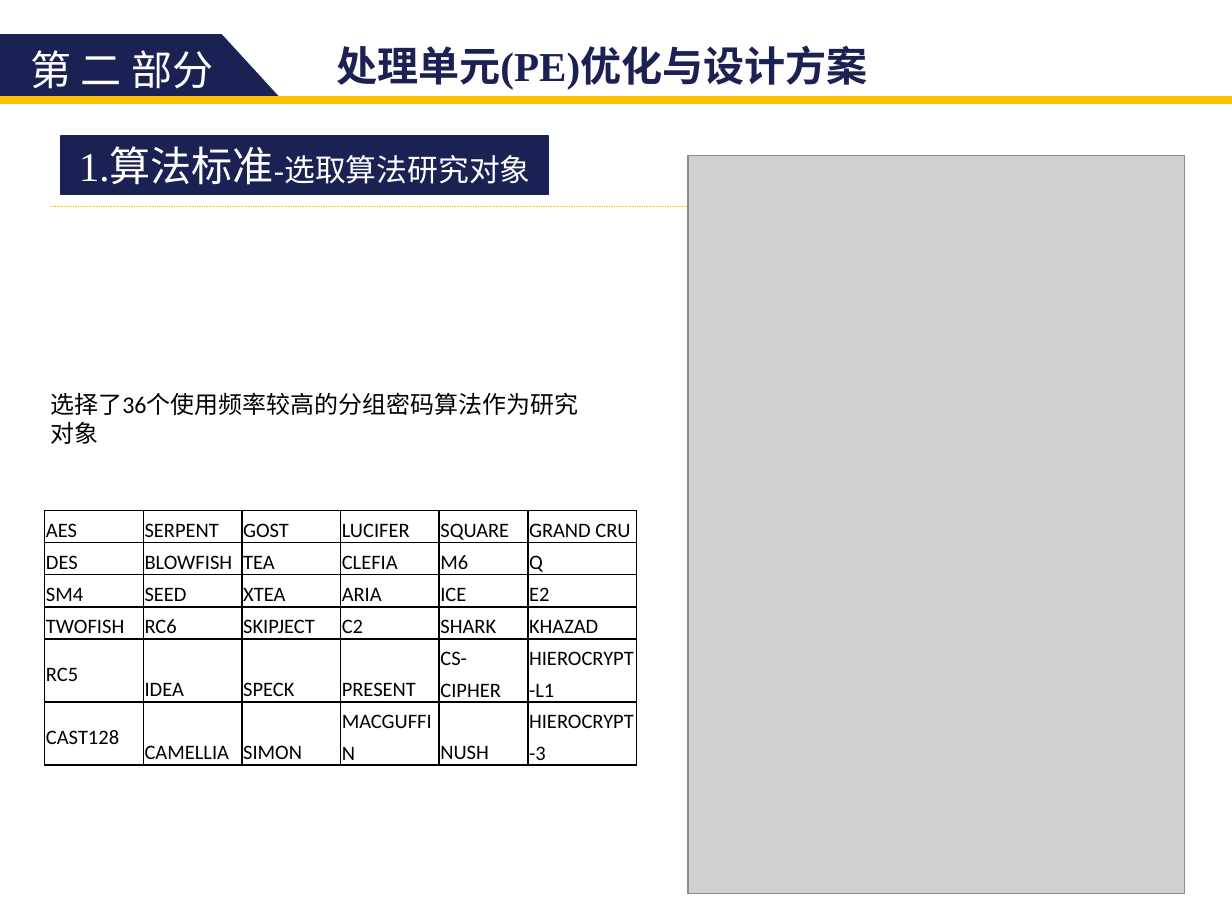
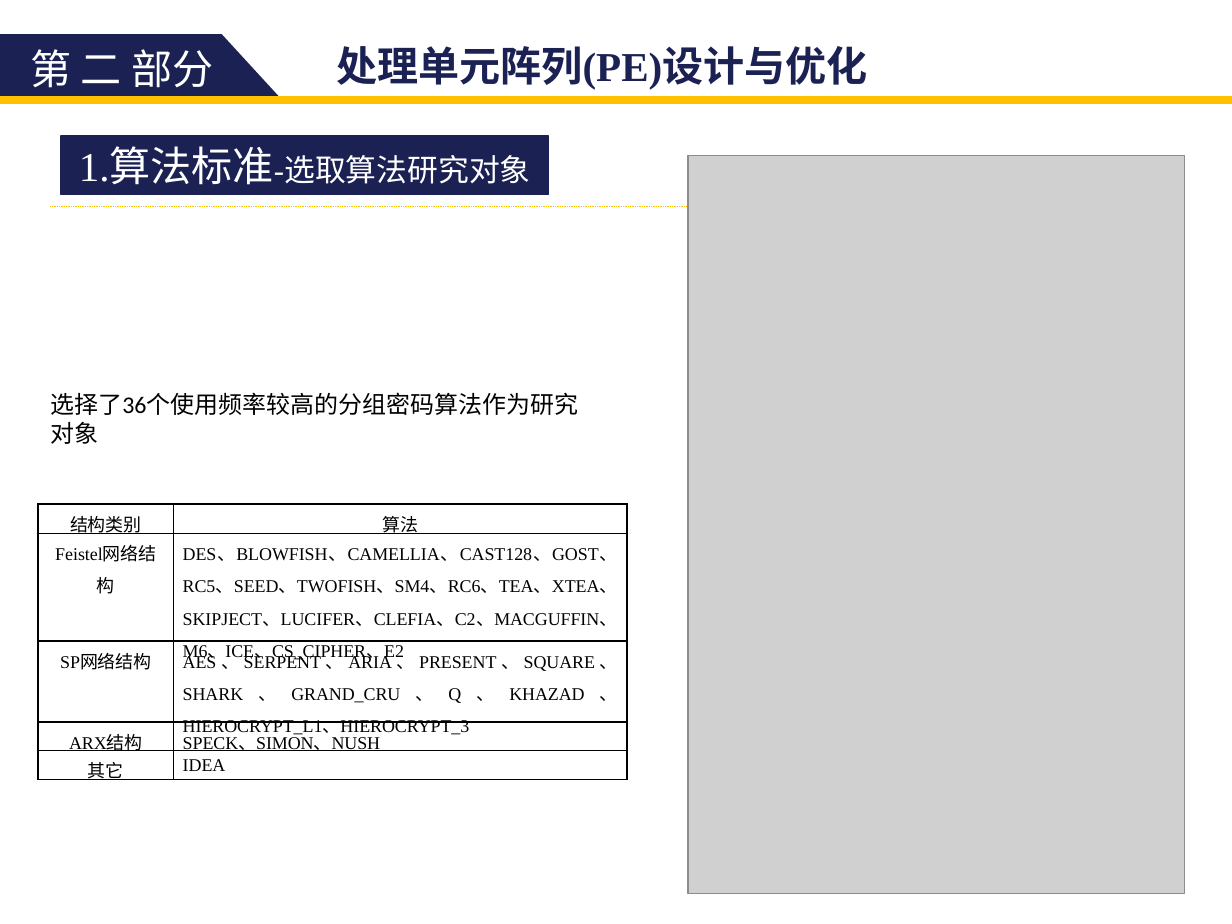
Before and after one commit to zdyzhan/bishe, a slide deck: slide 10 of 131199 李小泉.pptx (slide 9 before the commit). Drawn at 1232x924 pixels with LibreOffice and Linux fonts; fonts in the diff are those of the drawing; grey boxes stand for pictures. Boxes give left, top, right and bottom in pixels: in the first picture for what was removed or moved away, otherwise in the second. Text is boxed around its words. In the diff, an @@ line names an element or a change of style, - is before the commit and + after.

```diff
--- a/131199 李小泉.pptx
+++ b/131199 李小泉.pptx
@@ text at [336,46,868,90]: text changed @@
-处理单元(PE)优化与设计方案
+处理单元阵列(PE)设计与优化
@@ table at [38,504,627,784] @@
-AES | SERPENT | GOST | LUCIFER | SQUARE | GRAND CRU
-DES | BLOWFISH | TEA | CLEFIA | M6 | Q
-SM4 | SEED | XTEA | ARIA | ICE | E2
-TWOFISH | RC6 | SKIPJECT | C2 | SHARK | KHAZAD
-RC5 | IDEA | SPECK | PRESENT | CS-CIPHER | HIEROCRYPT-L1
-CAST128 | CAMELLIA | SIMON | MACGUFFIN | NUSH | HIEROCRYPT-3
+结构类别 | 算法
+Feistel网络结构 | DES、BLOWFISH、CAMELLIA、CAST128、GOST、 RC5、SEED、TWOFISH、SM4、RC6、TEA、XTEA、SKIPJECT、LUCIFER、CLEFIA、C2、MACGUFFIN、M6、ICE、CS_CIPHER、E2
+SP网络结构 | AES、SERPENT、ARIA、PRESENT、SQUARE、SHARK、GRAND_CRU、Q、KHAZAD、HIEROCRYPT_L1、HIEROCRYPT_3
+ARX结构 | SPECK、SIMON、NUSH
+其它 | IDEA
@@ table: place and size @@
-table at [44,510,636,770]
+table at [38,504,627,784]
```
Also in this commit, not shown: 33 other slides changed, 2 slides added, 8 slides removed.
